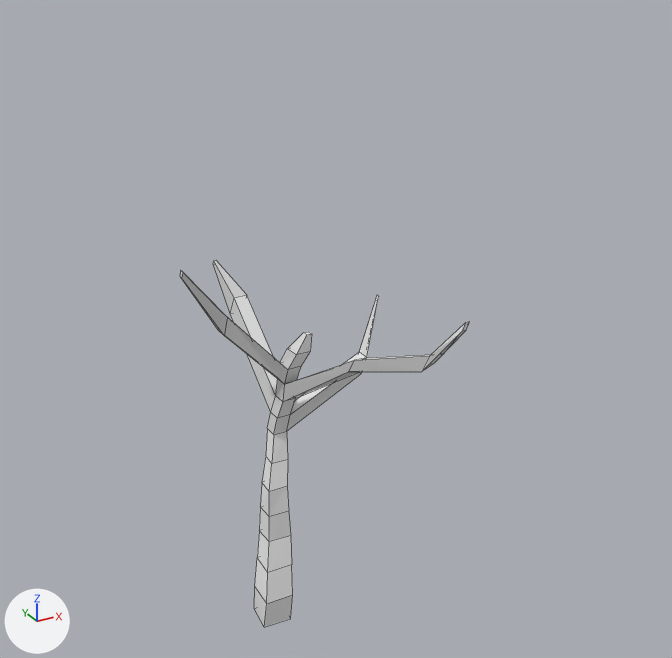
Two versions of the Blender file tree.blend, one commit apart.
Both versions are drawn from a camera (50 mm lens) standing at (-21.3, -49.2, 45.8) and looking at (6.1, 0.6, 20.9). Arrows for +X, +Y and +Z are at lower left; the lights stay in place. Mesh edges are drawn as thin lines.

The scene before the commit, as lines of its bpy script (objects in view):
```python
me_cube = bpy.data.meshes.new('Cube')
me_cube.from_pydata(...)  # 92 vertices, 90 faces; spans x -4.2..9.3, y -11.2..10.4, z -1.5..24.8
# before: 40 (-4.2, 2.5, 24.8) at pixel (182, 271), 41 (-4.2, 2.7, 24.3) at pixel (181, 278), 42 (-4.2, 3.0, 24.3) at pixel (180, 276), 43 (-4.2, 2.8, 24.8) at pixel (180, 270)
ob_cube = bpy.data.objects.new('Cube', me_cube)
ob_cube.location = (0.44, -0.4, 1.36)
```
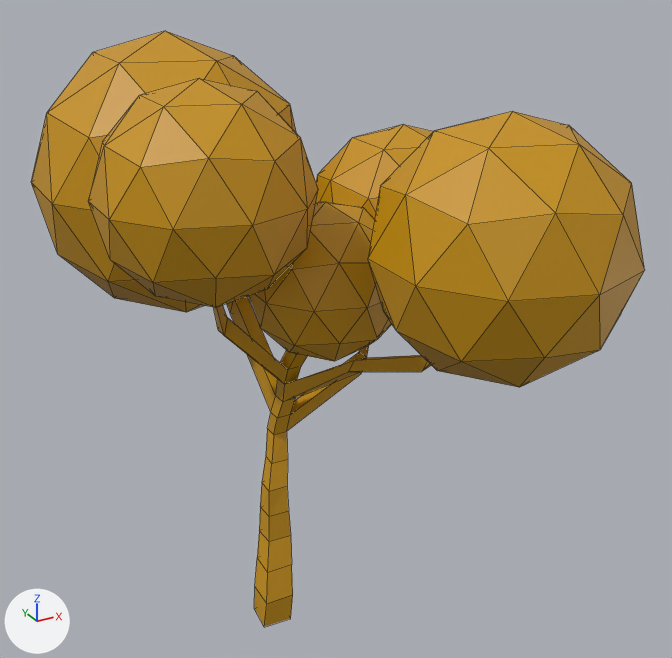
Commit message: Leafs made over the tree branches

Pixel boxes (x1, y1, x2, y2) of what changed, in the pictures (672 x 658 px; the box of a moved part takes in the faces that stretch with it):
'Cube', reshaped (112% wider, 63% taller)
    before: (180, 261, 469, 627)
    after: (31, 31, 645, 627)
part 1 of me_cube, added
    after: (316, 125, 434, 220)
part 2 of me_cube, added
    after: (368, 111, 645, 387)
part 3 of me_cube, added
    after: (89, 79, 318, 307)
part 4 of me_cube, added
    after: (249, 202, 392, 361)
part 5 of me_cube, added
    after: (31, 31, 296, 312)
part 6 of me_cube, moved or reshaped
    before: (180, 271, 227, 335)
    after: (214, 305, 227, 335)
part 7 of me_cube, recoloured
    both: (224, 296, 431, 627)

The change, as a diff of the scene's bpy script:
```diff
--- a/tree.blend.py
+++ b/tree.blend.py
@@ mat_material_001 @@
+mat_material_001 = principled_material('Material.001')
+mat_material_001.base_color = (0.588, 0.294, 0.0)  # yellow #ca9400
@@ me_cube @@
 # used by ob_cube; location = (0.44, -0.4, 1.36)
 # verts and faces of me_cube; kept vertices keep their numbers, new ones are numbered from 92
-me_cube.from_pydata(...)  # 92 vertices, 90 faces; spans x -4.2..9.3, y -11.2..10.4, z -1.5..24.8
+me_cube.from_pydata(...)  # 302 vertices, 490 faces; spans x -10.5..18.1, y -20.9..23.5, z -1.5..37.6
+# me_cube part 1: a new loose piece, an icosphere of 80 faces spanning x 5.8..18.1, y -3.2..9.8, z 19.1..32.0, in mat_material_001 (yellow #ca9400)
+# me_cube part 2: a new loose piece, an icosphere of 80 faces spanning x 0.3..13.4, y -20.9..-7.1, z 22.4..36.2, in mat_material_001 (yellow #ca9400)
+# me_cube part 3: a new loose piece, an icosphere of 80 faces spanning x -10.5..0.9, y -9.7..2.3, z 25.2..37.2, in mat_material_001 (yellow #ca9400)
+# me_cube part 4: a new loose piece, an icosphere of 80 faces spanning x -1.5..7.8, y -7.1..2.7, z 19.5..29.4, in mat_material_001 (yellow #ca9400)
+# me_cube part 5: a new loose piece of 42 vertices spanning x -9.7..8.6, y 4.3..23.5, z 17.7..37.6, in mat_material_001 (yellow #ca9400)
+# me_cube part 6
+verts[40] = (-4.2, -2.2, 26.4)  # moved
+verts[43] = (-4.2, -1.9, 26.4)  # moved
+verts[41] = (-4.2, -2.0, 26.0)  # moved
+verts[42] = (-4.2, -1.7, 26.0)  # moved
+# me_cube part 7: 90 faces spanning x -4.2..9.3, y -11.2..10.4, z -1.5..26.4 switch from no material to mat_material_001 (yellow #ca9400)
```
